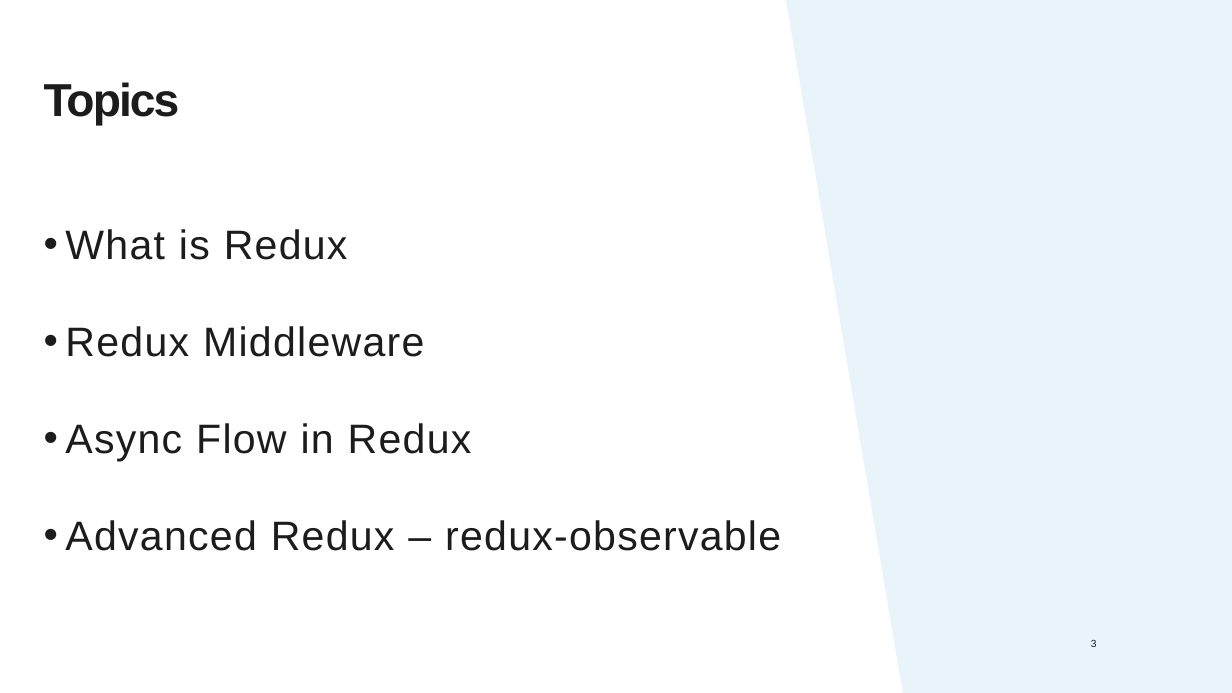
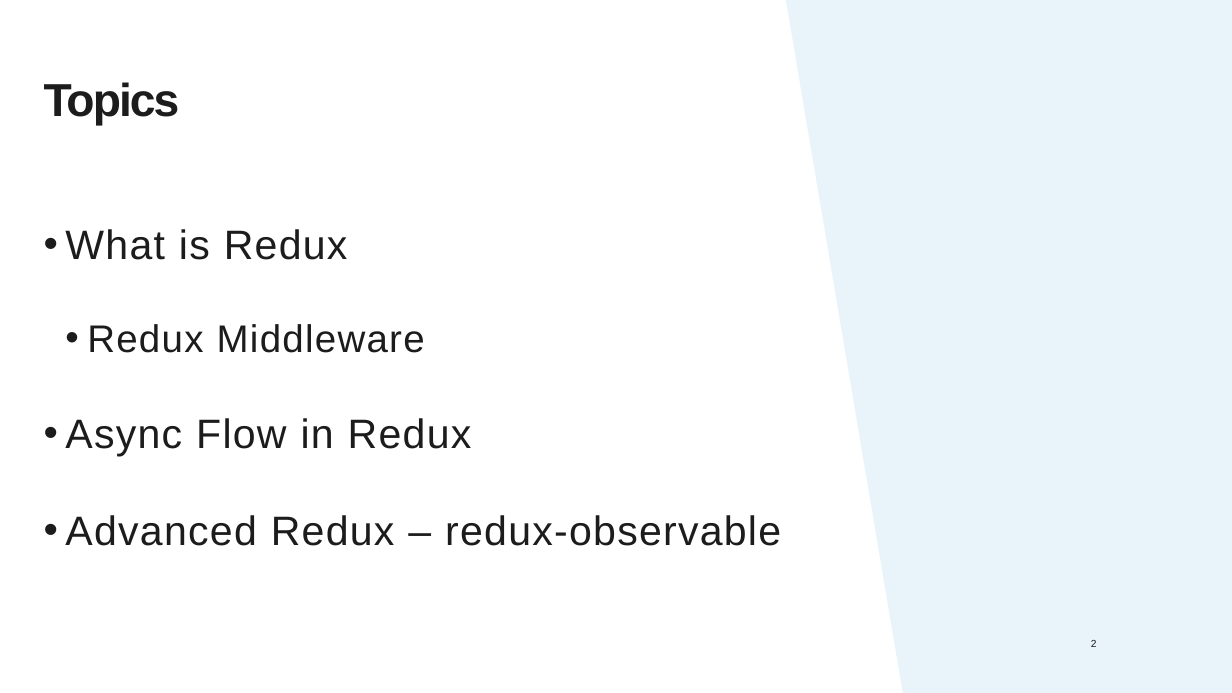
Before and after one commit to step-chew/redux-sharing, a slide deck: slide 2 of Redux.pptx (slide 3 before the commit). Drawn at 1232x693 pixels with LibreOffice and Linux fonts; fonts in the diff are those of the drawing; background and template pictures are left out. Boxes give left, top, right and bottom in pixels: in the first picture for what was removed or moved away, otherwise in the second. Text is boxed around its words. In the diff, an @@ line names an element or a change of style, - is before the commit and + after.

Commit message:
Updated slides

```diff
--- a/Redux.pptx
+++ b/Redux.pptx
@@ text at (x1=87, y1=324, x2=425, y2=353): size 32 to 30 pt in "Redux Middleware"; list level 1 to 2 in "Redux Middleware" @@
```
Also in this commit, not shown: 1 other slide changed, 2 slides added, 1 slide removed.
